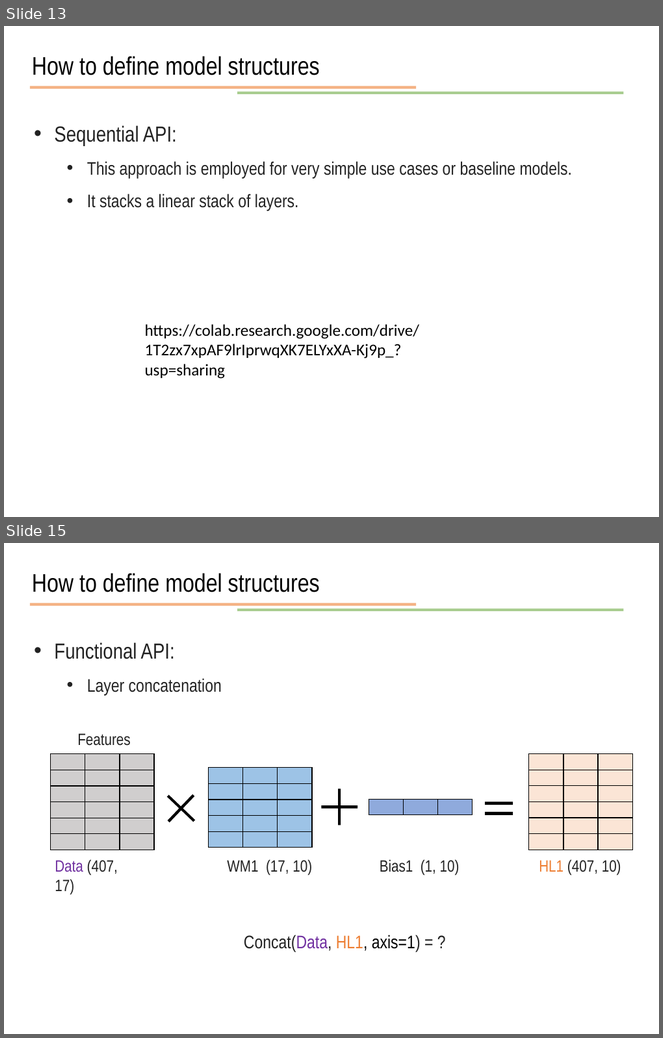
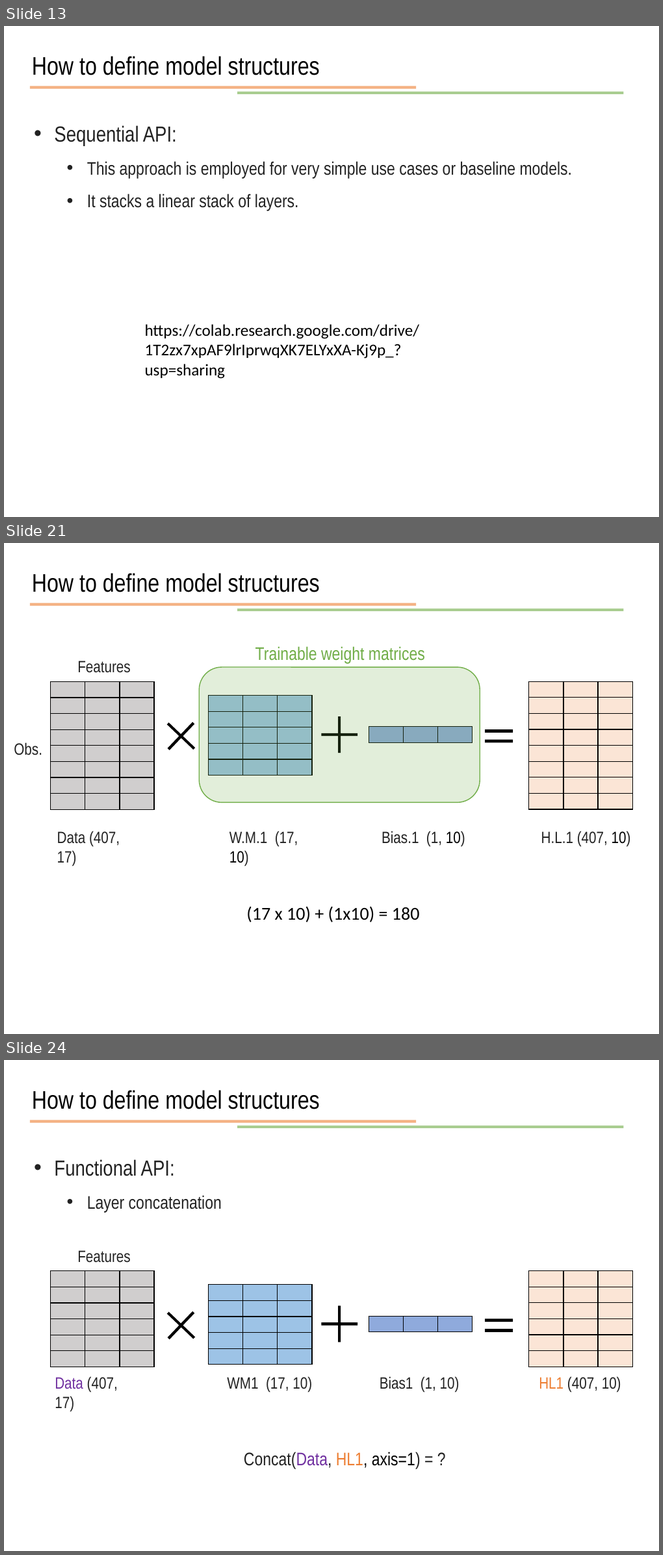
Before and after one commit to JunetaeKim/DeepLearningClass, a slide deck: Week9/week9 Introduction to tensorflow.pptx. Shown one above the other, each under a label of ours: slides 13 and 15 before the commit, slides 13, 21 and 24 after it; the slides between them are not shown. The pictures are 663x1038 and 663x1555 pixels, drawn with LibreOffice and Linux fonts; fonts in the diff are those of the drawing. Boxes give left, top, right and bottom in pixels: in the first picture for what was removed or moved away, otherwise in the second. Text is boxed around its words. In the diff, an @@ line names an element or a change of style, - is before the commit and + after.

```diff
--- a/Week9/week9 Introduction to tensorflow.pptx
+++ b/Week9/week9 Introduction to tensorflow.pptx
@@ slide 21 added at bbox=[4, 543, 659, 1034], background #FFFFFF @@
@@ text added at bbox=[32, 573, 320, 592], 28 pt, text #000000 @@
+How to define model structures
@@ line added from (30, 605) to (416, 605), #ED7D31 3 pt @@
@@ line added from (237, 610) to (624, 610), #70AD47 3 pt @@
@@ text added at bbox=[256, 646, 425, 664], 20 pt, text #70AD47 @@
+Trainable weight matrices
@@ text added at bbox=[77, 661, 130, 673], 18 pt, text #222222 @@
+Features
@@ rounded rectangle added at bbox=[199, 668, 480, 803], fill #70AD47 at 20% opacity, outline #70AD47 1 pt @@
@@ table added at bbox=[51, 682, 155, 810], 8 rows, 3 columns @@
+ |  | 
+ |  | 
+ |  | 
+ |  | 
+ |  | 
+ |  | 
+ |  | 
+ |  | 
@@ table added at bbox=[208, 696, 313, 776], 5 rows, 3 columns @@
+ |  | 
+ |  | 
+ |  | 
+ |  | 
+ |  | 
@@ table added at bbox=[529, 681, 633, 809], 8 rows, 3 columns @@
+ |  | 
+ |  | 
+ |  | 
+ |  | 
+ |  | 
+ |  | 
+ |  | 
+ |  | 
@@ plus added at bbox=[155, 710, 207, 761], fill #000000 @@
@@ plus added at bbox=[321, 717, 358, 753], fill #000000 @@
@@ table added at bbox=[369, 727, 473, 743], 1 rows, 3 columns @@
+ |  | 
@@ math equal added at bbox=[480, 730, 518, 743], fill #000000 @@
@@ text added at bbox=[14, 743, 42, 756], 18 pt, text #222222 @@
+Obs.
@@ text added at bbox=[57, 831, 120, 867], 18 pt, text #222222 @@
+Data (407, 17)
@@ text added at bbox=[230, 831, 298, 867], 18 pt, text #222222 @@
+W.M.1 (17, 10)
@@ text added at bbox=[382, 831, 466, 847], 18 pt, text #222222 @@
+Bias.1 (1, 10)
@@ text added at bbox=[542, 831, 631, 847], 18 pt, text #222222 @@
+H.L.1 (407, 10)
@@ text added at bbox=[246, 906, 420, 923], 20 pt, text #000000 @@
+(17 x 10) + (1x10) = 180
@@ what was slide 15 is now slide 24 @@
```
Also in this commit, not shown: 3 slides changed, 10 other slides added, 2 other files.
